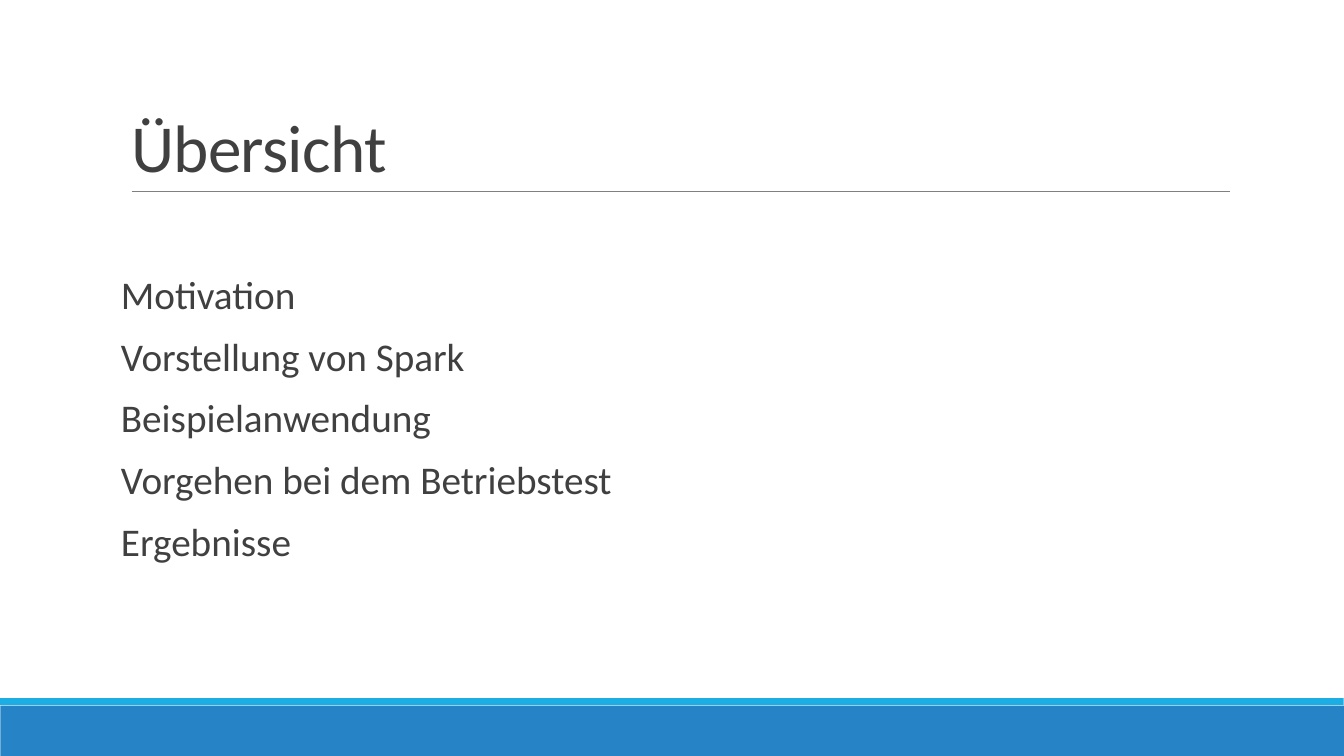
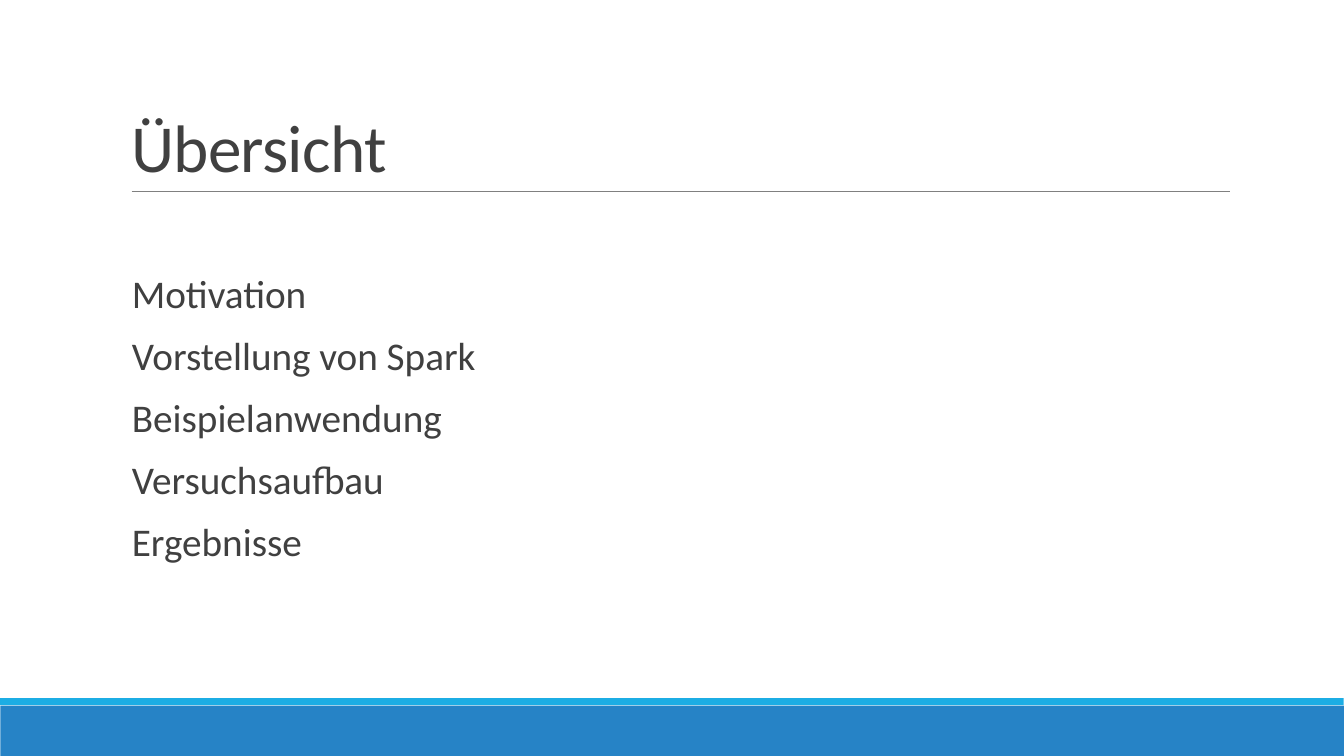
Before and after one commit to danck/bachelor_thesis, a slide deck: slide 2 of 0 - Entwürfe/Skalierbare Datenanalyse mit Apache Spark.pptx. Drawn at 1344x756 pixels with LibreOffice and Linux fonts; fonts in the diff are those of the drawing. Boxes give left, top, right and bottom in pixels: in the first picture for what was removed or moved away, otherwise in the second. Text is boxed around its words. In the diff, an @@ line names an element or a change of style, - is before the commit and + after.

```diff
--- a/0 - Entwürfe/Skalierbare Datenanalyse mit Apache Spark.pptx
+++ b/0 - Entwürfe/Skalierbare Datenanalyse mit Apache Spark.pptx
@@ text "Motivation": place and size @@
-text "Motivation" at (121, 282, 611, 563)
+text "Motivation" at (132, 281, 476, 563)
@@ text at (132, 466, 384, 495): text changed @@
-Vorgehen bei dem Betriebstest
+Versuchsaufbau
```
Also in this commit, not shown: 5 other slides changed, 10 slides added, 2 slides removed.
